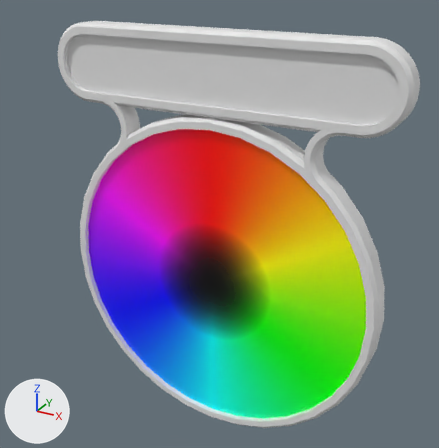
What one commit did to the Blender file assets/blends/shop-sign.blend.
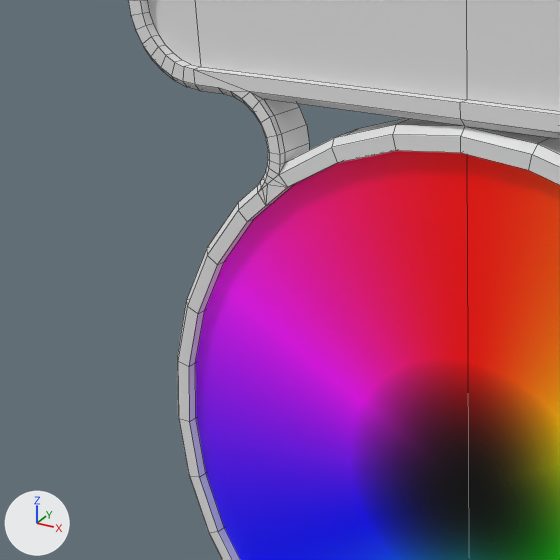
Old and new are each drawn whole from a 50 mm lens placed at (1.523, -2.682, 1.725), pointed at (-0.043, 0.166, 0.301) and again close up on the part from 0% to 58% of the width and 14% to 70% of the height. Arrows for +X, +Y and +Z are at lower left; the lights stay in place. The last two pictures show the newer version. The close-ups show mesh edges as thin lines.

Before the edit, the objects in view are built like this:
```python
me_cylinder_003 = bpy.data.meshes.new('Cylinder.003')
me_cylinder_003.from_pydata(...)  # 236 vertices, 192 faces; spans x -0.83..0.0, y -0.02..0.08, z -1.17..0.81
me_cylinder_003.polygons.foreach_set('use_smooth', [True] * 192)
# faces by material slot: [53, 139]
me_cylinder_003.materials.append(mat_marblepure_001)
me_cylinder_003.materials.append(mat_gold)
me_cylinder_005 = bpy.data.meshes.new('Cylinder.005')
me_cylinder_005.from_pydata(...)  # 34 vertices, 2 faces; spans x -0.76..0.76, y 0.0, z -0.76..0.76
me_cylinder_005.polygons.foreach_set('use_smooth', [True] * 2)
me_cylinder_005.materials.append(mat_marblepure)
ob_colorpickerhair = bpy.data.objects.new('ColorPickerHair', me_cylinder_003)
ob_colorpickerhair.location = (0.0, 0.0, 0.0)
ob_colorpickerhair.rotation_euler = (0.0, 3.142, 0.0)  # degrees (0, 180, 0)
ob_colorpickerhair.scale = (1.2, 1.2, 1.2)
_m = ob_colorpickerhair.modifiers.new('Hops_Mirror', 'MIRROR')
_m.use_bisect_axis = (True, False, False)
_m.use_bisect_flip_axis = (True, False, False)
_m.use_clip = True
_m = ob_colorpickerhair.modifiers.new('Weighted Normal', 'WEIGHTED_NORMAL')
_m.keep_sharp = True
ob_colorpickerhair_wheel = bpy.data.objects.new('ColorPickerHair.Wheel', me_cylinder_005)
ob_colorpickerhair_wheel.location = (0.0, 0.0, 0.0)
ob_colorpickerhair_wheel.scale = (1.2, 1.2, 1.2)
_m = ob_colorpickerhair_wheel.modifiers.new('Weighted Normal', 'WEIGHTED_NORMAL')
_m.keep_sharp = True
```
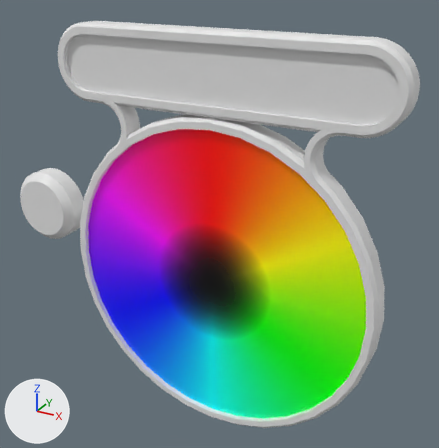
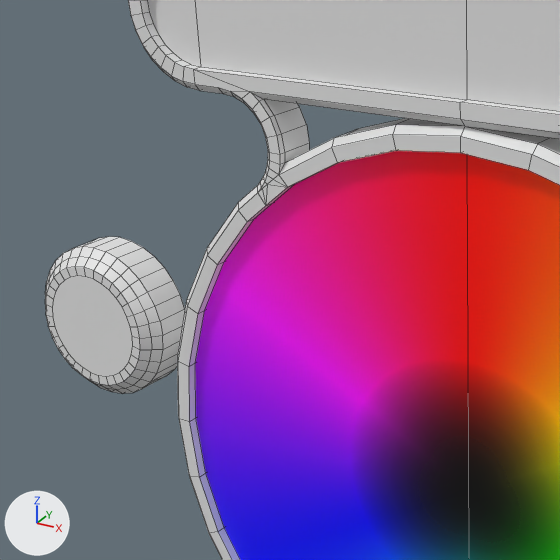
Where the change shows, as pixel boxes (x1, y1, x2, y2) in the close-ups (560 x 560 px):
'btn.colorPickerPreset', added
    after: (45, 237, 185, 394)
    faces in mat_marblepure_001: (45, 237, 185, 394)
    faces in mat_gold: (45, 257, 152, 389)
'tint', added
    after: (52, 276, 133, 376)

Edits to the bpy script that builds the scene:
```text
Add mat_tint:
    mat_tint = principled_material('Tint')
    mat_tint.base_color = (0.8, 0.8, 0.8)  # white #e7e7e7
Add me_cylinder_018:
    me_cylinder_018.from_pydata(...)  # 32 vertices, 1 face; spans x -0.154..0.154, y 0.0, z -0.154..0.154
    me_cylinder_018.polygons.foreach_set('use_smooth', [True] * 1)
    me_cylinder_018.materials.append(mat_tint)  # white #e7e7e7
Add me_cylinder_004:
    me_cylinder_004.from_pydata(...)  # 160 vertices, 128 faces; spans x -1.454..-0.998, y -0.055..0.098, z 0.016..0.472
    me_cylinder_004.polygons.foreach_set('use_smooth', [True] * 128)
    # faces by material slot: [64, 64]
    me_cylinder_004.materials.append(mat_marblepure_001)
    me_cylinder_004.materials.append(mat_gold)
Add ob_tint:
    ob_tint = bpy.data.objects.new('tint', me_cylinder_018)
    ob_tint.location = (-1.226, -0.055, 0.244)
Add ob_btn_colorpickerpreset:
    ob_btn_colorpickerpreset = bpy.data.objects.new('btn.colorPickerPreset', me_cylinder_004)
    ob_btn_colorpickerpreset.location = (0.0, 0.0, 0.0)
```
